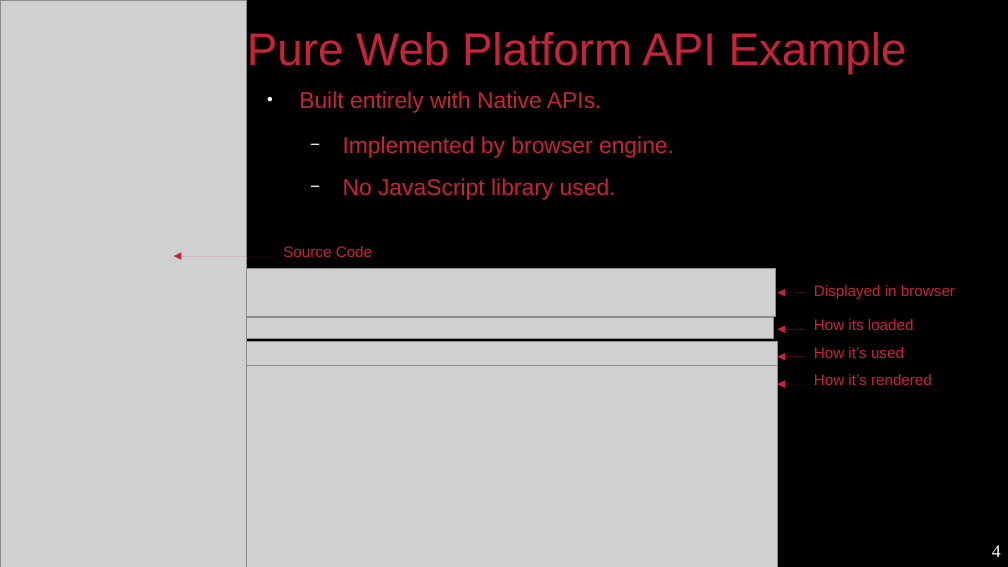
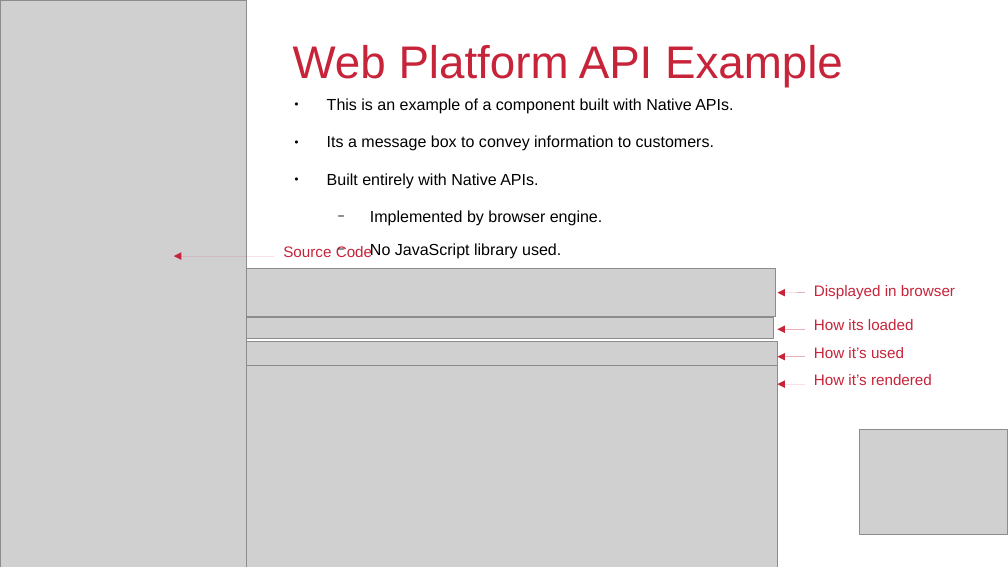
Before and after one commit to QuiWorks/wc-presentation, a slide deck: slide 5 of wc-pp-presentation.odp (slide 4 before the commit). Drawn at 1008x567 pixels with LibreOffice and Linux fonts; fonts in the diff are those of the drawing; grey boxes stand for pictures; background and template pictures are left out. Boxes give left, top, right and bottom in pixels: in the first picture for what was removed or moved away, otherwise in the second. Text is boxed around its words. In the diff, an @@ line names an element or a change of style, - is before the commit and + after.

```diff
--- a/wc-pp-presentation.odp
+++ b/wc-pp-presentation.odp
@@ background #000000 to #FFFFFF @@
@@ title at [293,45,843,87]: text changed @@
-Pure Web Platform API Example
+Web Platform API Example
@@ text "This is an example of ...": place and size @@
-text "This is an example of ..." at [299,91,674,200]
+text "This is an example of ..." at [327,98,733,259]
@@ text at [327,98,733,151]: paragraphs added @@
+● This is an example of a component built with Native APIs.
+● Its a message box to convey information to customers.
@@ text at [327,173,603,259]: size 18 to 12.6 pt, text colour #C7243A to #000000 in "Built entirely with Native APIs.", "Implemented by browser engine.", "No JavaScript library used."; bullet colour #FFFFFF to #000000 @@
@@ picture added at [860,430,1008,535] @@
@@ page number at [992,545,1001,557]: text changed @@
-4
+5
```
Also in this commit, not shown: 8 other slides changed, 2 slides added.
